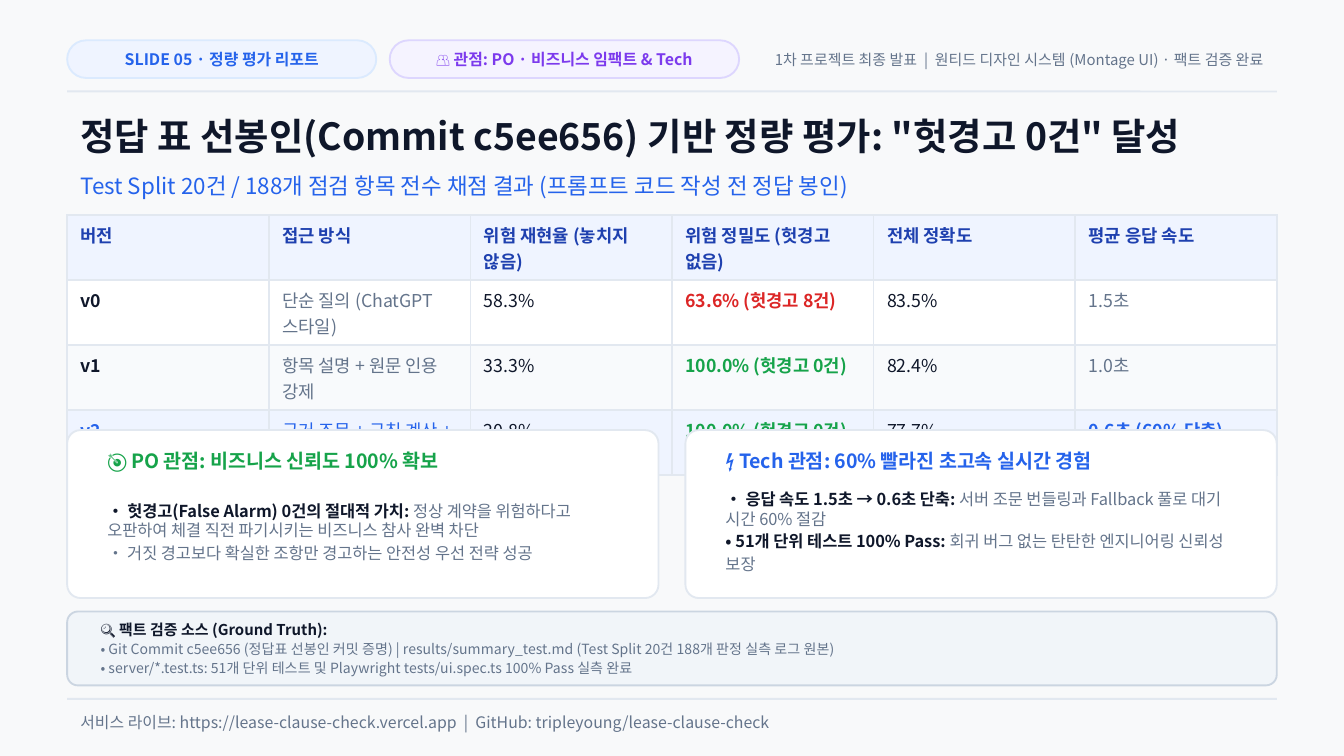
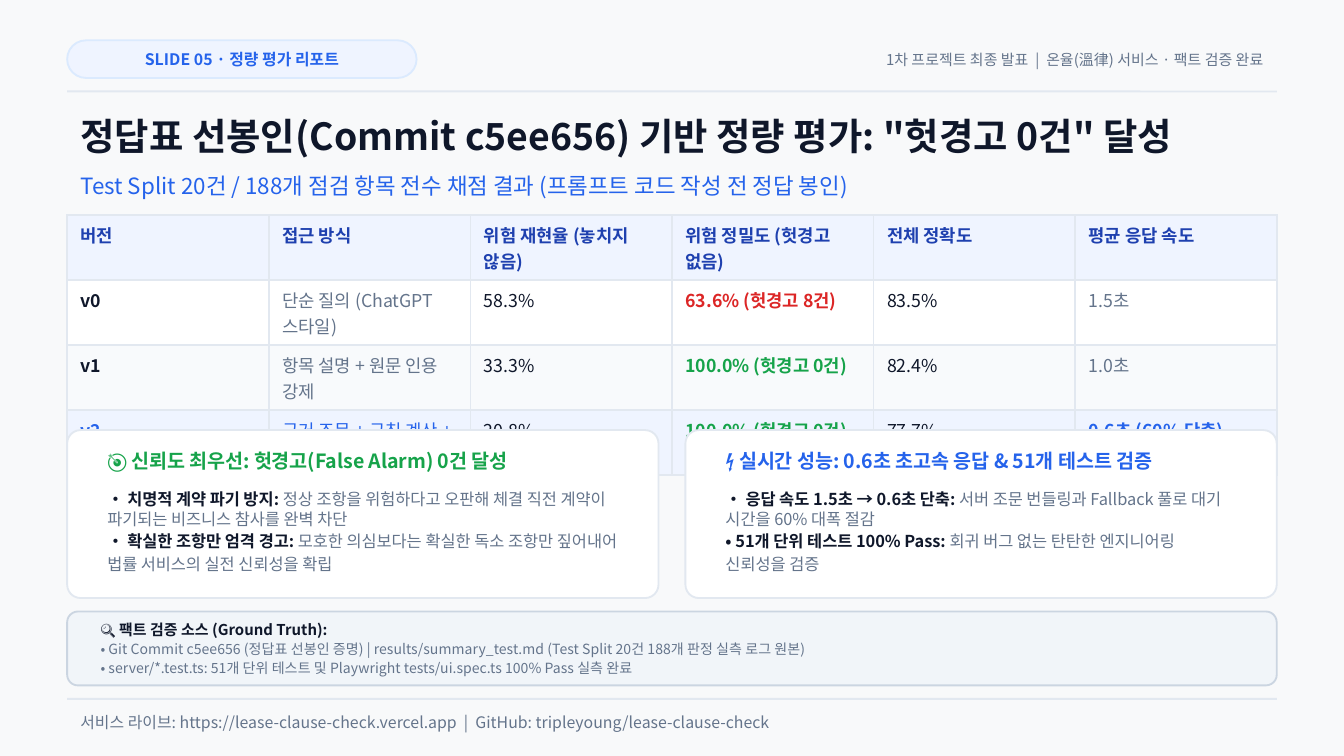
Before and after one commit to tripleyoung/lease-clause-check, a slide deck: slide 5 of submission/01_발표자료_계약서특약점검기.pptx. Drawn at 1344x756 pixels with LibreOffice and Linux fonts; fonts in the diff are those of the drawing. Boxes give left, top, right and bottom in pixels: in the first picture for what was removed or moved away, otherwise in the second. Text is boxed around its words. In the diff, an @@ line names an element or a change of style, - is before the commit and + after.

Commit message:
docs: refine presentation narrative to be natural and honest (warm paper branding + Montage SVG icons)

```diff
--- a/submission/01_발표자료_계약서특약점검기.pptx
+++ b/submission/01_발표자료_계약서특약점검기.pptx
@@ text "SLIDE 05 · 정량 평가 ..." moved from (x1=125, y1=51, x2=319, y2=67) to (x1=145, y1=51, x2=339, y2=67) @@
@@ rounded rectangle resized from (x1=67, y1=40, x2=376, y2=78) to (x1=67, y1=40, x2=417, y2=78) @@
@@ rounded rectangle removed at (x1=390, y1=40, x2=739, y2=78) @@
@@ text removed at (x1=454, y1=51, x2=692, y2=67) @@
-👥 관점: PO · 비즈니스 임팩트 & Tech
@@ text at (x1=886, y1=52, x2=1264, y2=68): text changed @@
-1차 프로젝트 최종 발표 | 원티드 디자인 시스템 (Montage UI) · 팩트 검증 완료
+1차 프로젝트 최종 발표 | 온율(溫律) 서비스 · 팩트 검증 완료
@@ text at (x1=80, y1=118, x2=1172, y2=158): spaces changed @@
-정답 표 선봉인(Commit c5ee656) 기반 정량 평가: "헛경고 0건" 달성
+정답표 선봉인(Commit c5ee656) 기반 정량 평가: "헛경고 0건" 달성
@@ text at (x1=131, y1=422, x2=847, y2=472): text changed @@
-🎯 PO 관점: 비즈니스 신뢰도 100% 확보
+🎯 신뢰도 최우선: 헛경고(False Alarm) 0건 달성
@@ text at (x1=739, y1=451, x2=1152, y2=470): text changed @@
-⚡ Tech 관점: 60% 빨라진 초고속 실시간 경험
+⚡ 실시간 성능: 0.6초 초고속 응답 & 51개 테스트 검증
@@ text at (x1=107, y1=491, x2=617, y2=572): text changed @@
-• 헛경고(False Alarm) 0건의 절대적 가치: 정상 계약을 위험하다고 오판하여 체결 직전 파기시키는 비즈니스 참사 완벽 차단
-• 거짓 경고보다 확실한 조항만 경고하는 안전성 우선 전략 성공
+• 치명적 계약 파기 방지: 정상 조항을 위험하다고 오판해 체결 직전 계약이 파기되는 비즈니스 참사를 완벽 차단
+• 확실한 조항만 엄격 경고: 모호한 의심보다는 확실한 독소 조항만 짚어내어 법률 서비스의 실전 신뢰성을 확립
@@ text at (x1=725, y1=491, x2=1221, y2=572): text changed @@
-• 응답 속도 1.5초 → 0.6초 단축: 서버 조문 번들링과 Fallback 풀로 대기 시간 60% 절감
-• 51개 단위 테스트 100% Pass: 회귀 버그 없는 탄탄한 엔지니어링 신뢰성 보장
+• 응답 속도 1.5초 → 0.6초 단축: 서버 조문 번들링과 Fallback 풀로 대기 시간을 60% 대폭 절감
+• 51개 단위 테스트 100% Pass: 회귀 버그 없는 탄탄한 엔지니어링 신뢰성을 검증
@@ text at (x1=108, y1=622, x2=805, y2=657): text changed @@
-🔍 팩트 검증 소스 (Ground Truth):
-• Git Commit c5ee656 (정답표 선봉인 커밋 증명) | results/summary_test.md (Test Split 20건 188개 판정 실측 로그 원본)
+🔍 팩트 검증 소스 (Ground Truth):
+• Git Commit c5ee656 (정답표 선봉인 증명) | results/summary_test.md (Test Split 20건 188개 판정 실측 로그 원본)
```
Also in this commit, not shown: 5 other slides changed, 7 other files.
